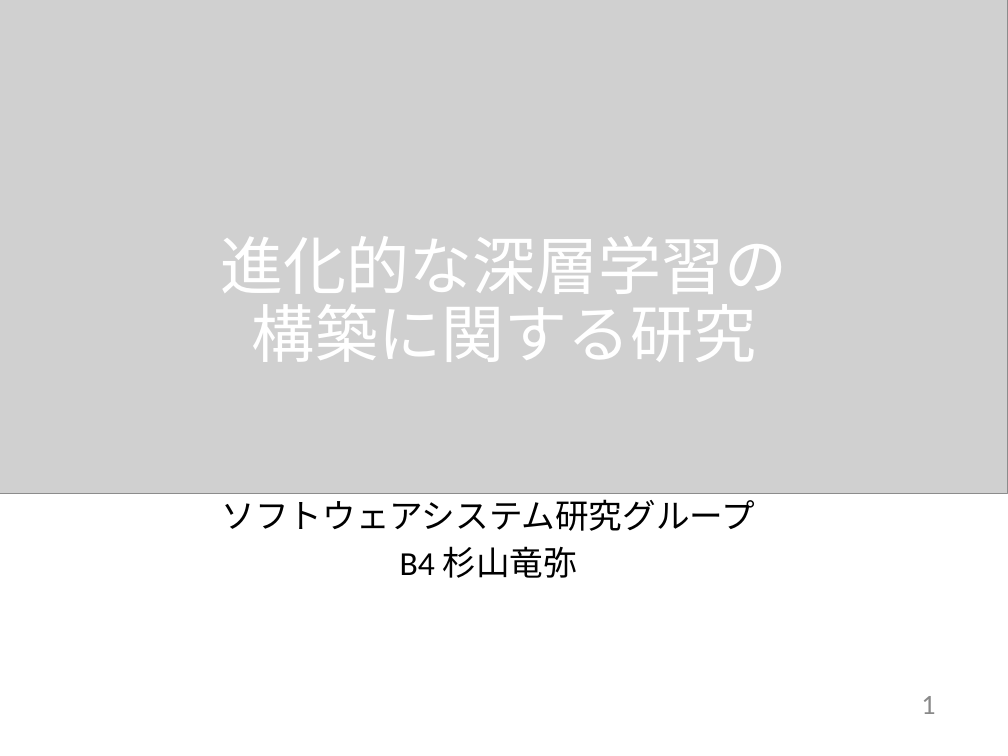
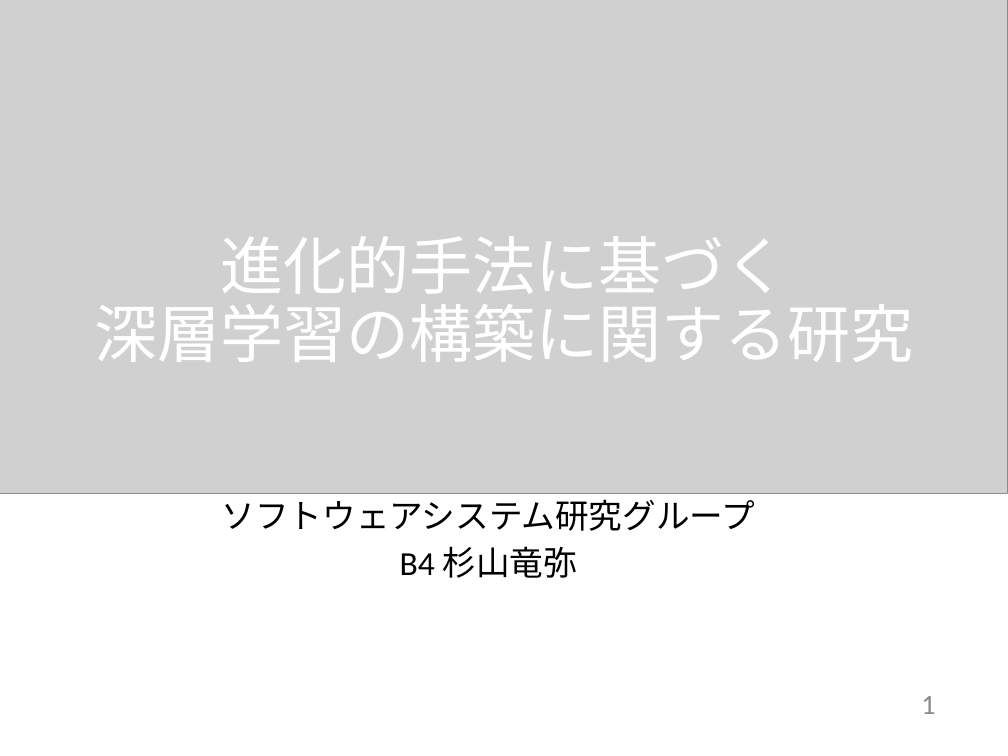
Before and after one commit to tatsuya-sugiyama/WeeklyReport, a slide deck: slide 1 of report/2020前期/2020_1st_sugiyama.pptx. Drawn at 1008x756 pixels with LibreOffice and Linux fonts; fonts in the diff are those of the drawing; grey boxes stand for pictures. Boxes give left, top, right and bottom in pixels: in the first picture for what was removed or moved away, otherwise in the second. Text is boxed around its words. In the diff, an @@ line names an element or a change of style, - is before the commit and + after.

```diff
--- a/report/2020前期/2020_1st_sugiyama.pptx
+++ b/report/2020前期/2020_1st_sugiyama.pptx
@@ title at <box>94,236,913,362</box>: text changed @@
-進化的な深層学習の
-構築に関する研究
+進化的手法に基づく
+深層学習の構築に関する研究
```
Also in this commit, not shown: 1 slide added, 2 other files.
